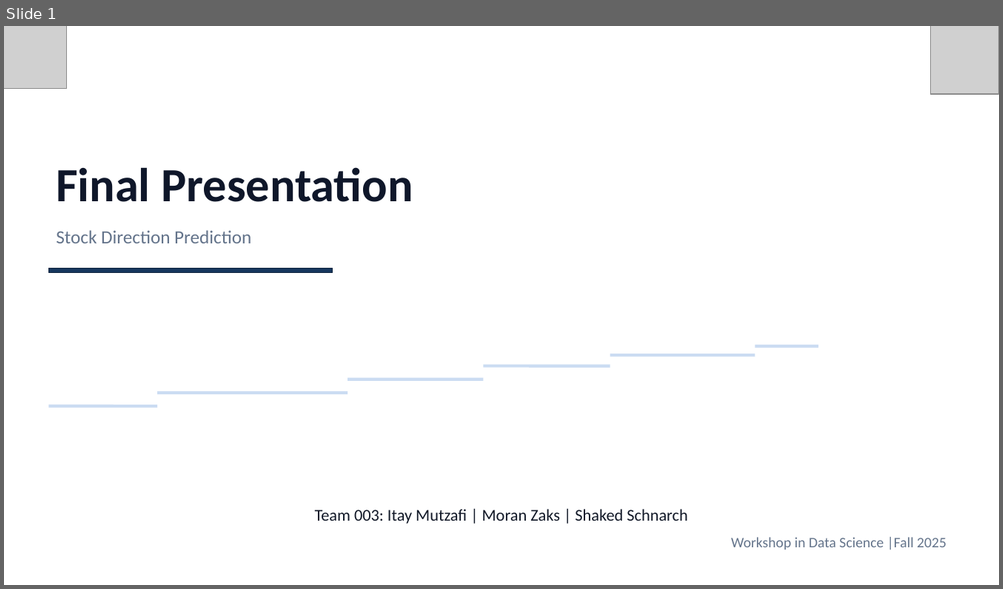
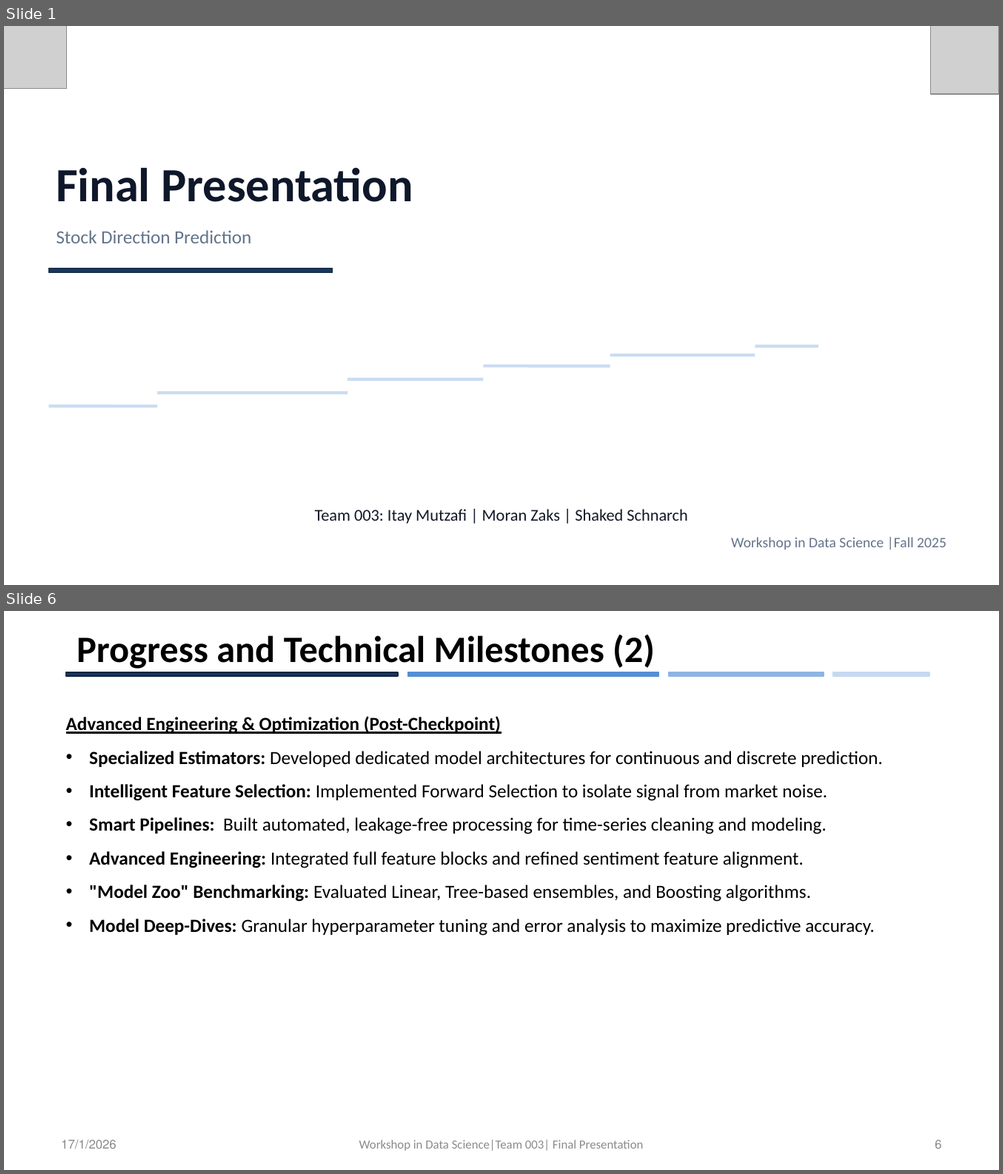
Before and after one commit to itaymutzafi/data-science-project, a slide deck: literature/Final_Presentation/Final_Presentation.pptx. Shown one above the other, each under a label of ours: slide 1 before the commit, slides 1 and 6 after it; the slides between them are not shown. The pictures are 1003x589 and 1003x1174 pixels, drawn with LibreOffice and Linux fonts; fonts in the diff are those of the drawing; grey boxes stand for pictures; background and template pictures are left out. Boxes give left, top, right and bottom in pixels: in the first picture for what was removed or moved away, otherwise in the second. Text is boxed around its words. In the diff, an @@ line names an element or a change of style, - is before the commit and + after.

```diff
--- a/literature/Final_Presentation/Final_Presentation.pptx
+++ b/literature/Final_Presentation/Final_Presentation.pptx
@@ slide 6 added at [4,611,999,1170], background #FFFFFF @@
@@ title added at [77,634,654,669], 36 pt, text #000000, bold @@
+Progress and Technical Milestones (2)
@@ rectangle added at [66,672,398,676], fill #17375E, outline #0F243E 1 pt @@
@@ rectangle added at [407,672,659,676], fill #558ED5, outline #558ED5 1 pt @@
@@ rectangle added at [669,672,823,676], fill #8EB4E3, outline #8EB4E3 1 pt @@
@@ rectangle added at [833,672,929,676], fill #C6D9F1, outline #C6D9F1 1 pt @@
@@ text added at [66,716,882,936], 18 pt, text #000000 @@
+Advanced Engineering & Optimization (Post-Checkpoint)
+• Specialized Estimators: Developed dedicated model architectures for continuous and discrete prediction.
+• Intelligent Feature Selection: Implemented Forward Selection to isolate signal from market noise.
+• Smart Pipelines: Built automated, leakage-free processing for time-series cleaning and modeling.
+• Advanced Engineering: Integrated full feature blocks and refined sentiment feature alignment.
+• "Model Zoo" Benchmarking: Evaluated Linear, Tree-based ensembles, and Boosting algorithms.
+• Model Deep-Dives: Granular hyperparameter tuning and error analysis to maximize predictive accuracy.
@@ text added at [61,1140,116,1150], 12 pt, text #8C8C8C @@
+17/1/2026
@@ text added at [359,1140,643,1151], 12 pt, text #8C8C8C @@
+Workshop in Data Science|Team 003| Final Presentation
@@ page number added at [934,1140,941,1150], 12 pt, text #8C8C8C @@
+6
```
Also in this commit, not shown: 14 slides changed, 1 other slide added, 5 other files.
